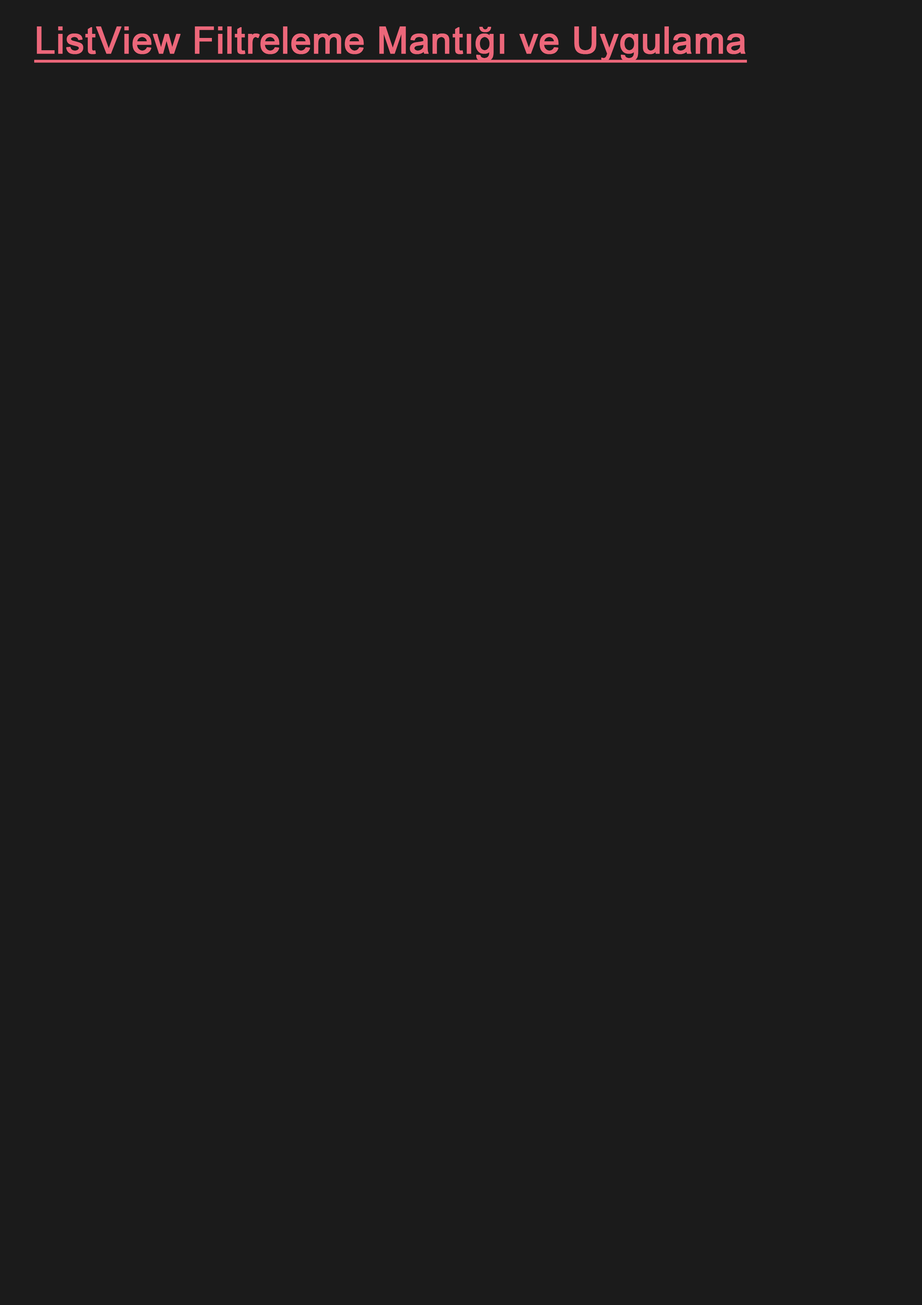
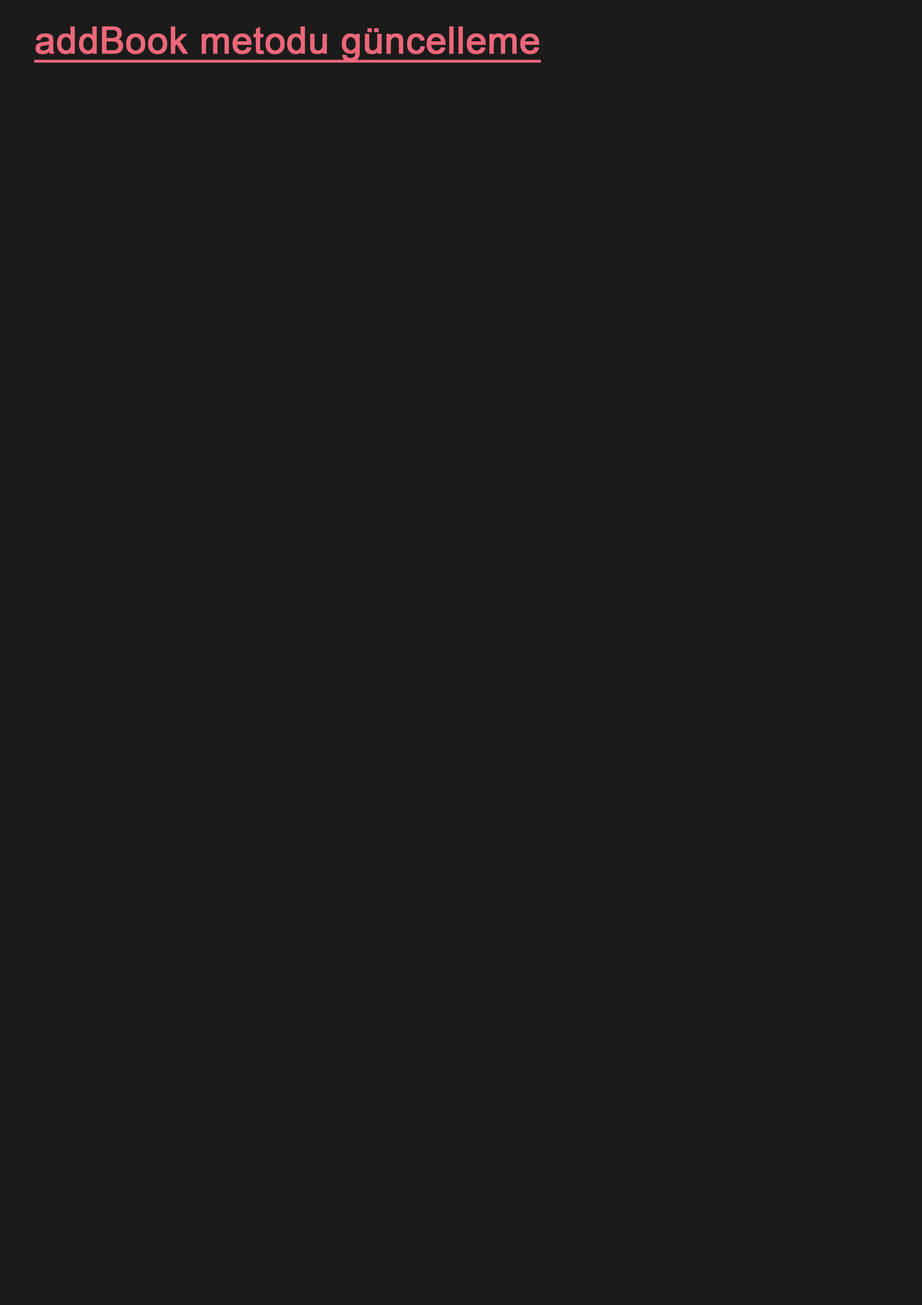
Two versions of the same layered image (922x1305). Layer-by-layer changes:
renamed "ListView Filtreleme Mantığı ve Uygulama" to "addBook metodu güncelleme", painted on it over [35, 26, 748, 63]
